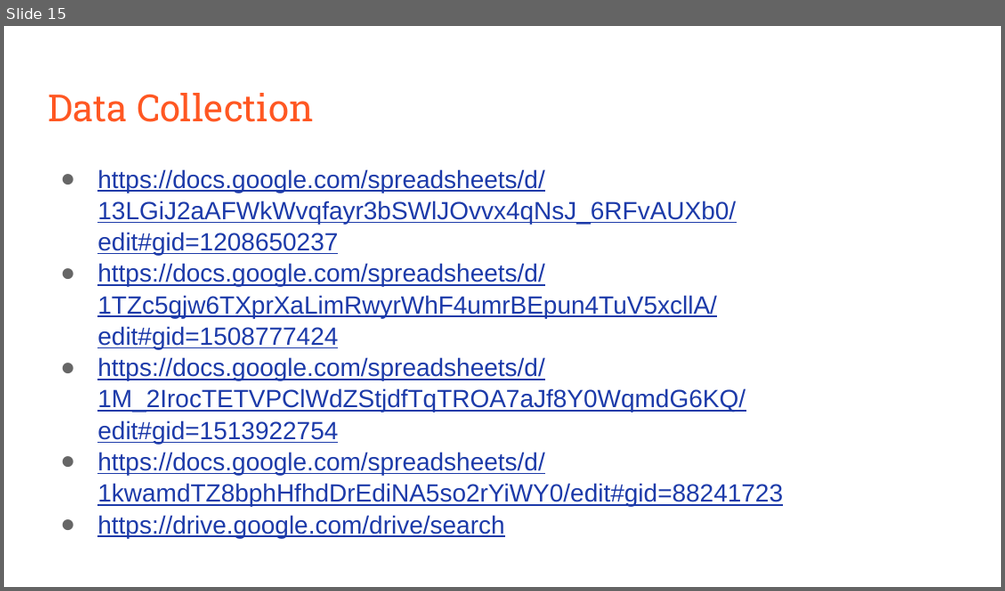
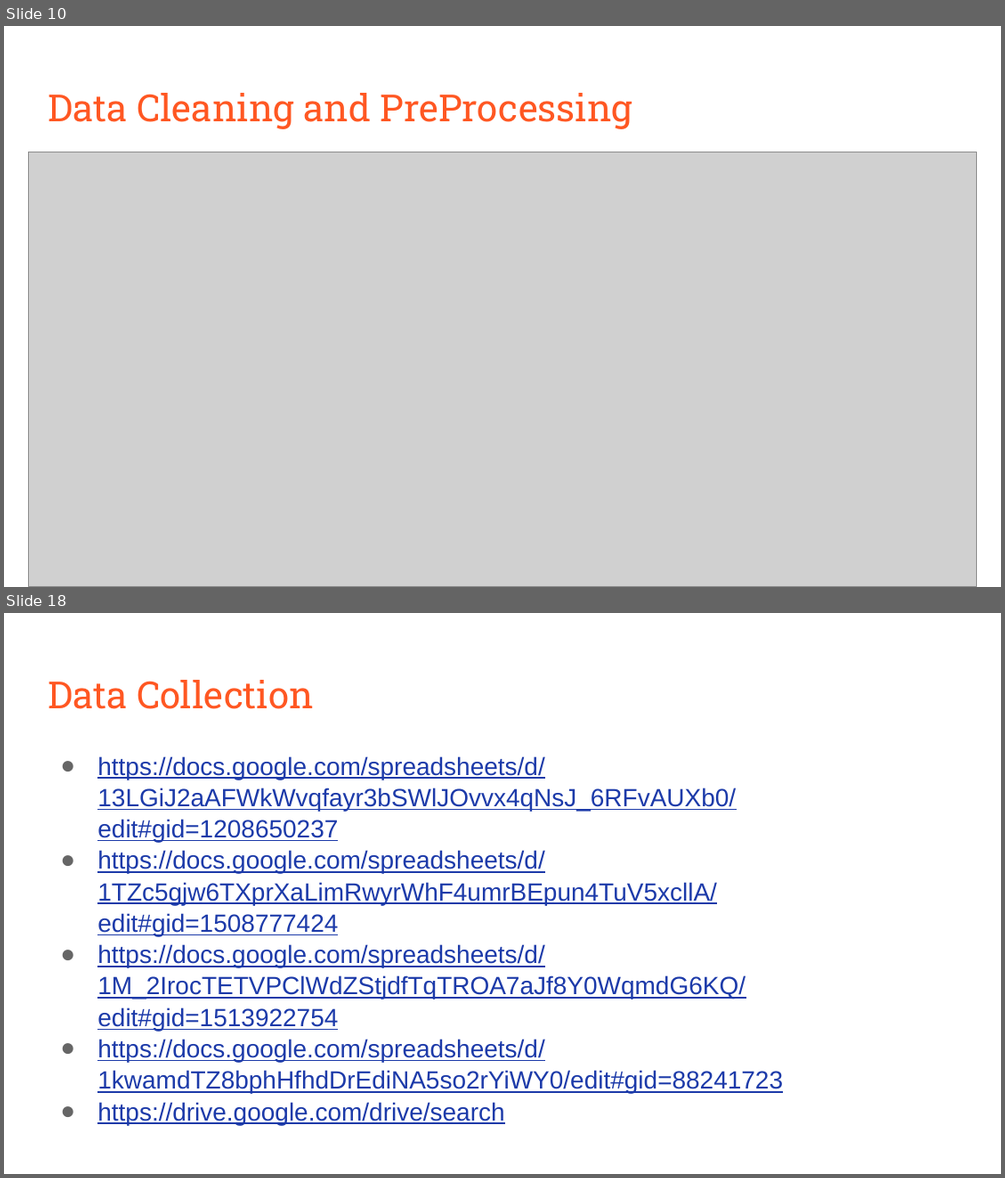
Before and after one commit to arslan719/Capstone_Project_5588, a slide deck: Humanlytics.pptx. Shown one above the other, each under a label of ours: slide 15 before the commit, slides 10 and 18 after it; the slides between them are not shown. The pictures are 1005x591 and 1005x1178 pixels, drawn with LibreOffice and Linux fonts; fonts in the diff are those of the drawing; grey boxes stand for pictures. Boxes give left, top, right and bottom in pixels: in the first picture for what was removed or moved away, otherwise in the second. Text is boxed around its words. In the diff, an @@ line names an element or a change of style, - is before the commit and + after.

```diff
--- a/Humanlytics.pptx
+++ b/Humanlytics.pptx
@@ slide 10 added at [4, 26, 1001, 587], background #FFFFFF @@
@@ title added at [48, 93, 633, 129], 27 pt, text #FF5722 @@
+Data Cleaning and PreProcessing
@@ picture added at [29, 151, 977, 586] @@
@@ what was slide 15 is now slide 18 @@
```
Also in this commit, not shown: 9 slides changed, 4 other slides added, 11 slides removed.
